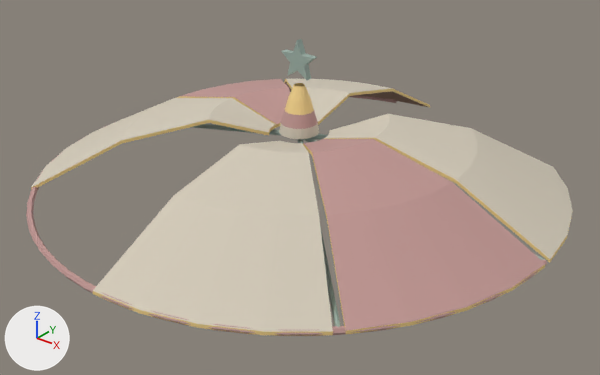
The OBJ model assets/models/parkpark/ParkParkCanopyNeglected.obj as it was, and as the next commit left it.
One viewpoint serves both versions: a camera (50 mm lens) standing at (16.82, -20.99, 24.96) and looking at (0.72, -0.85, 12.48). The axes (+X, +Y, +Z) are drawn at lower left. The lights are the same throughout. The older version comes first. Where no turn or scale is listed for an object, it has been applied to the vertices. Vertices at exactly the same position are counted once.

In view in the first picture: 'ParkParkCanopyNeglected'.
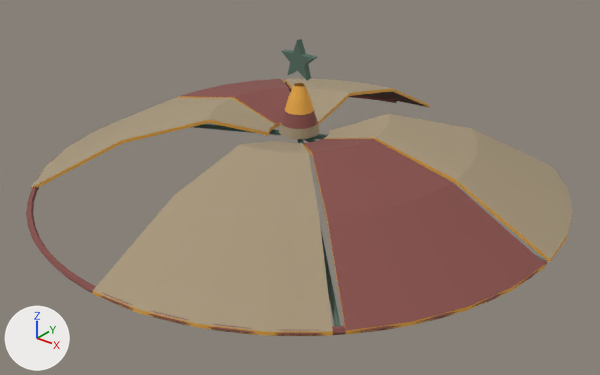
Where the change shows, as pixel boxes (x1, y1, x2, y2) in the pictures (600 x 375 px):
'ParkParkCanopyNeglected', surface changed (darker)
    both: (26, 39, 573, 336)

What changed in the scene script:
```text
Add img_parkparkpalette_png:
    img_parkparkpalette_png = load_image('ParkParkPalette.png', 'ParkParkPalette.png', 320, 32, 'sRGB')
Change mat_faded_coral:
    remove mat_faded_coral.base_color = (0.53, 0.31, 0.29)  # pink #c09793
    add mat_faded_coral.texture = img_parkparkpalette_png
Change mat_gold:
    remove mat_gold.base_color = (0.92, 0.67, 0.27)  # beige #f6d68e
    add mat_gold.texture = img_parkparkpalette_png
Change mat_faded_cream:
    remove mat_faded_cream.base_color = (0.65, 0.59, 0.48)  # pale yellow #d3cab8
    add mat_faded_cream.texture = img_parkparkpalette_png
Change mat_faded_mint:
    remove mat_faded_mint.base_color = (0.33, 0.43, 0.38)  # grey #9bafa6
    add mat_faded_mint.texture = img_parkparkpalette_png
Change me_parkparkcanopyneglected:
    where me_parkparkcanopyneglected.from_pydata(...)  # 754 vertices, 747 faces; spans x -9.3..9.3, y -9.3..9.3, z 12.2..17.4
    used by ob_parkparkcanopyneglected; location = (0.0, 0.0, 0.0)
    me_parkparkcanopyneglected part 1: texture (UV) coordinates changed
```
